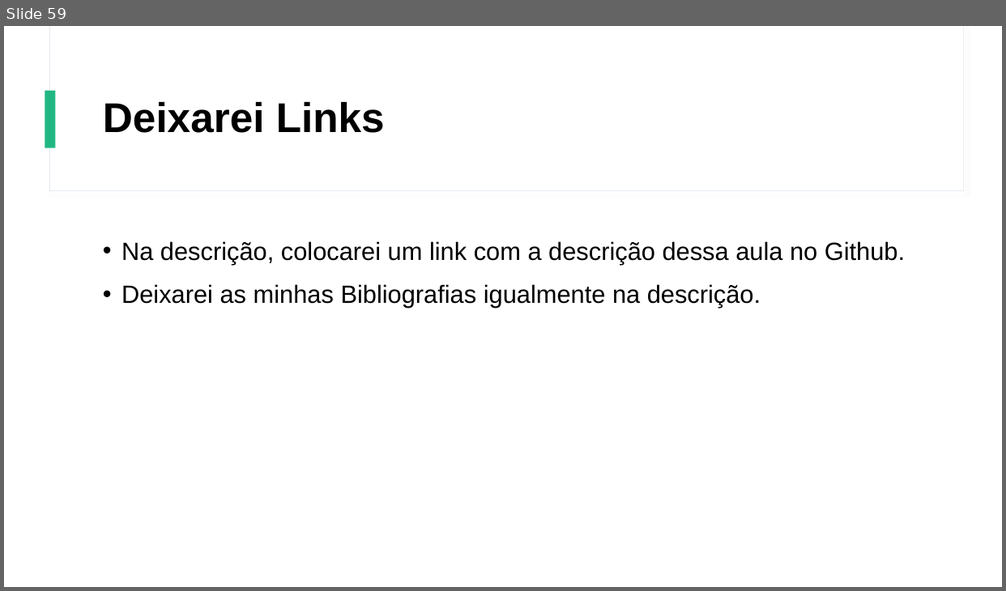
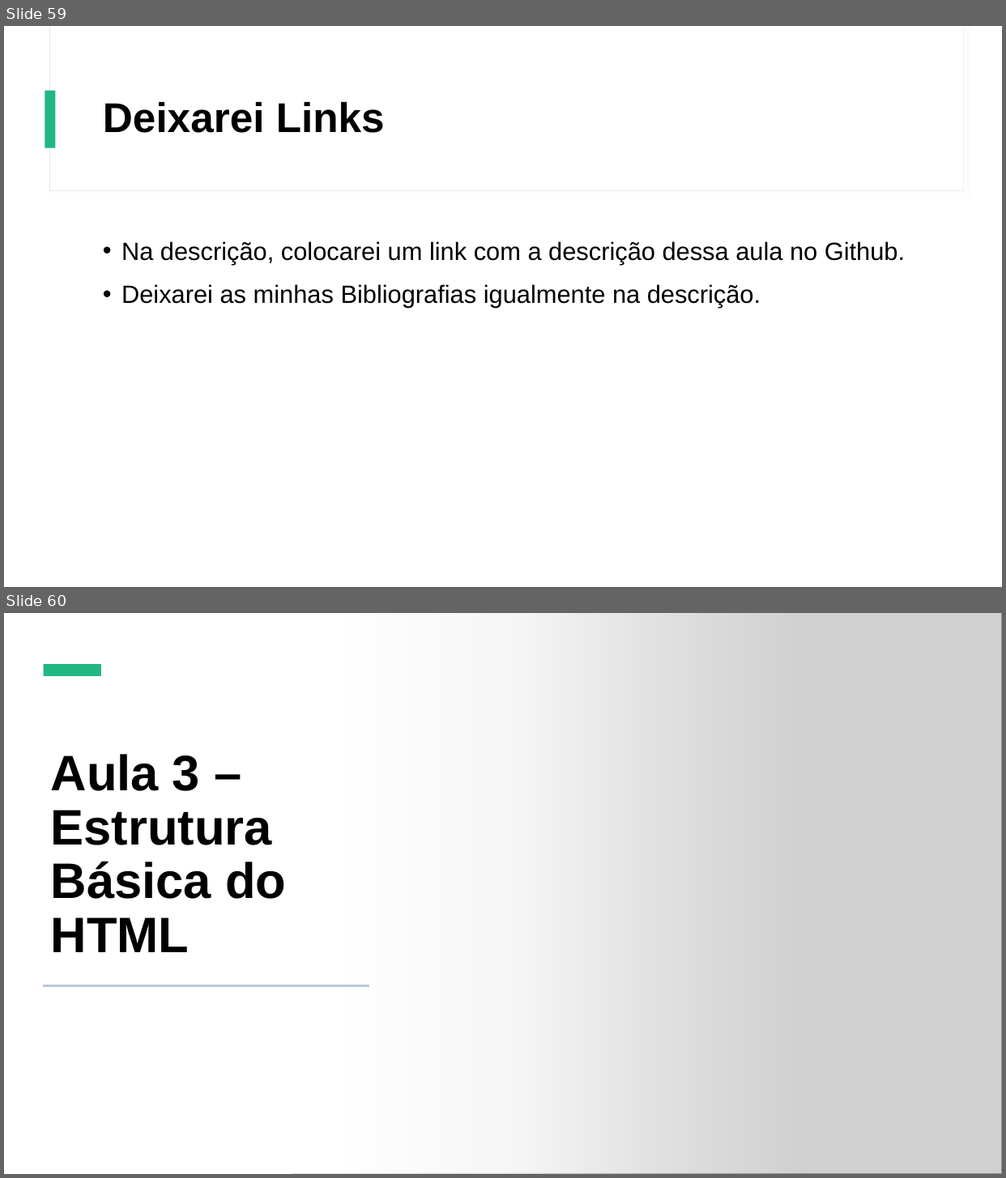
Before and after one commit to Gustavo6401/CursoHTMLCSS, a slide deck: Power Point/Curso de HTML e CSS.pptx. Shown one above the other, each under a label of ours: slide 59 before the commit, slides 59 and 60 after it. The pictures are 1006x591 and 1006x1178 pixels, drawn with LibreOffice and Linux fonts; fonts in the diff are those of the drawing; grey boxes stand for pictures. Boxes give left, top, right and bottom in pixels: in the first picture for what was removed or moved away, otherwise in the second. Text is boxed around its words. In the diff, an @@ line names an element or a change of style, - is before the commit and + after.

Commit message:
Apresentação da Aula 4.

```diff
--- a/Power Point/Curso de HTML e CSS.pptx
+++ b/Power Point/Curso de HTML e CSS.pptx
@@ slide 60 added at (4, 613, 1002, 1174), background #FFFFFF; not listed: 2 template elements that a slide beside it also shows @@
@@ rectangle added at (4, 613, 1002, 1174), fill #FFFFFF @@
@@ rectangle added at (4, 613, 803, 1174), fill gradient #FFFFFF @@
@@ picture added at (292, 613, 1002, 1174) @@
@@ rectangle added at (44, 664, 101, 676), fill #21B782 @@
@@ title added at (51, 754, 286, 952), 48 pt, text #000000, bold @@
+Aula 3 – Estrutura Básica do HTML
@@ rectangle added at (44, 985, 369, 986), fill #BAC9D8, outline #BAC9D8 0.25 pt @@
```
Also in this commit, not shown: 14 other slides added.
